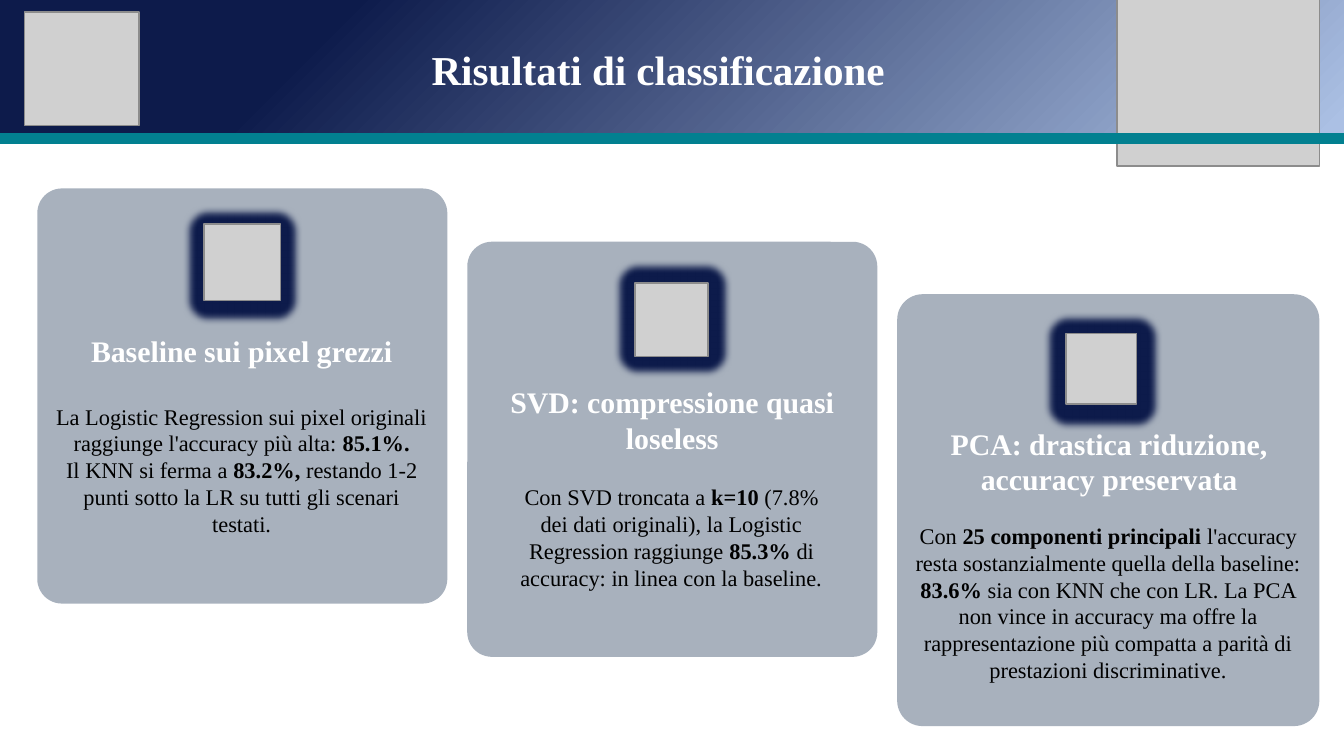
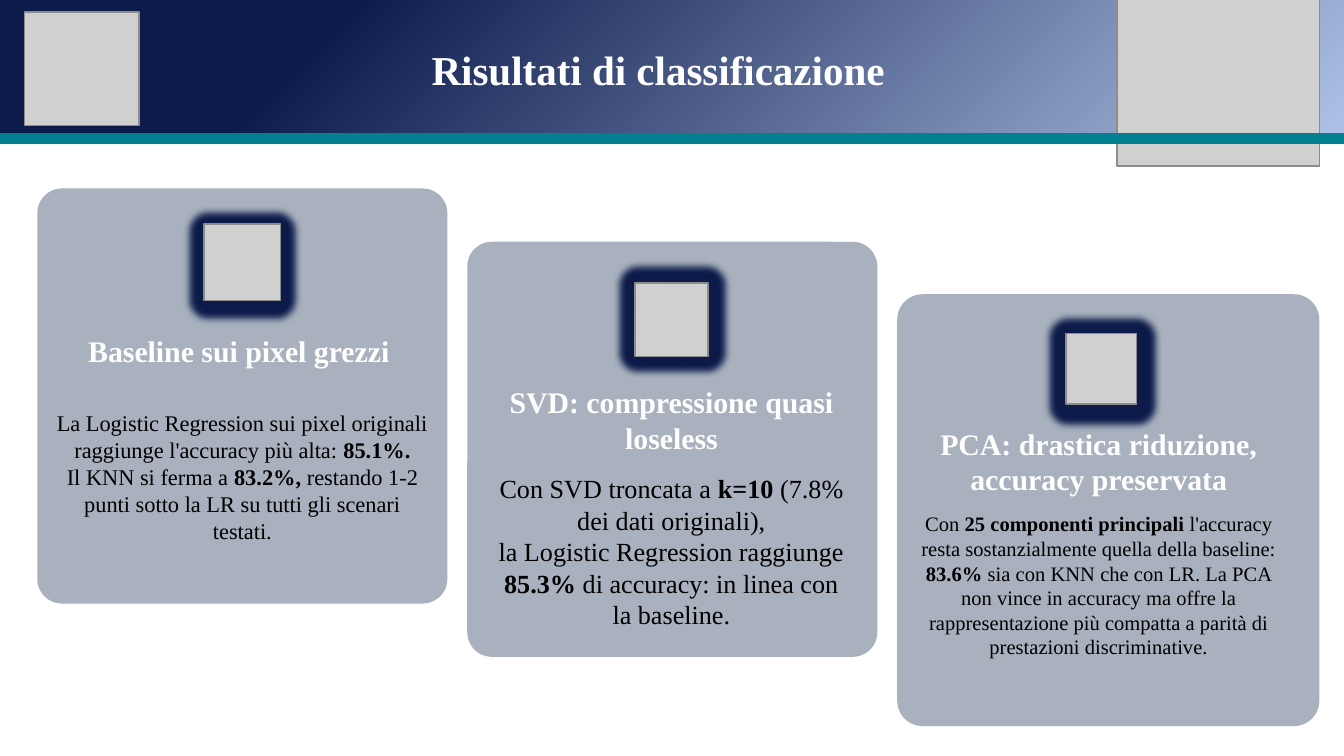
Before and after one commit to andreapatruno1/Image-Compression-and-Analysis, a slide deck: slide 15 of docs/SVD e PCA per l'analisi di immagini mediche.pptx. Drawn at 1344x756 pixels with LibreOffice and Linux fonts; fonts in the diff are those of the drawing; grey boxes stand for pictures. Boxes give left, top, right and bottom in pixels: in the first picture for what was removed or moved away, otherwise in the second. Text is boxed around its words. In the diff, an @@ line names an element or a change of style, - is before the commit and + after.

```diff
--- a/docs/SVD e PCA per l'analisi di immagini mediche.pptx
+++ b/docs/SVD e PCA per l'analisi di immagini mediche.pptx
@@ text "La Logistic Regression sui pixel ...": place and size @@
-text "La Logistic Regression sui pixel ..." at <box>56,409,427,532</box>
+text "La Logistic Regression sui pixel ..." at <box>57,415,428,540</box>
@@ text "PCA: drastica riduzione, accuracy preservata": place and size @@
-text "PCA: drastica riduzione, accuracy preservata" at <box>951,434,1267,496</box>
+text "PCA: drastica riduzione, accuracy preservata" at <box>940,434,1257,496</box>
@@ text "Con SVD troncata a k=10 ...": place and size @@
-text "Con SVD troncata a k=10 ..." at <box>520,489,822,591</box>
+text "Con SVD troncata a k=10 ..." at <box>499,480,844,625</box>
@@ text "Con SVD troncata a k=10 ..." at <box>499,480,844,625</box>: size 12 to 14 pt @@
@@ text "Con 25 componenti principali l'accuracy ...": place and size @@
-text "Con 25 componenti principali l'accuracy ..." at <box>916,528,1300,683</box>
+text "Con 25 componenti principali l'accuracy ..." at <box>921,516,1275,659</box>
@@ text "Con 25 componenti principali l'accuracy ..." at <box>921,516,1275,659</box>: size 12 to 11 pt @@
```
Also in this commit, not shown: 10 other slides changed, 2 other files.
